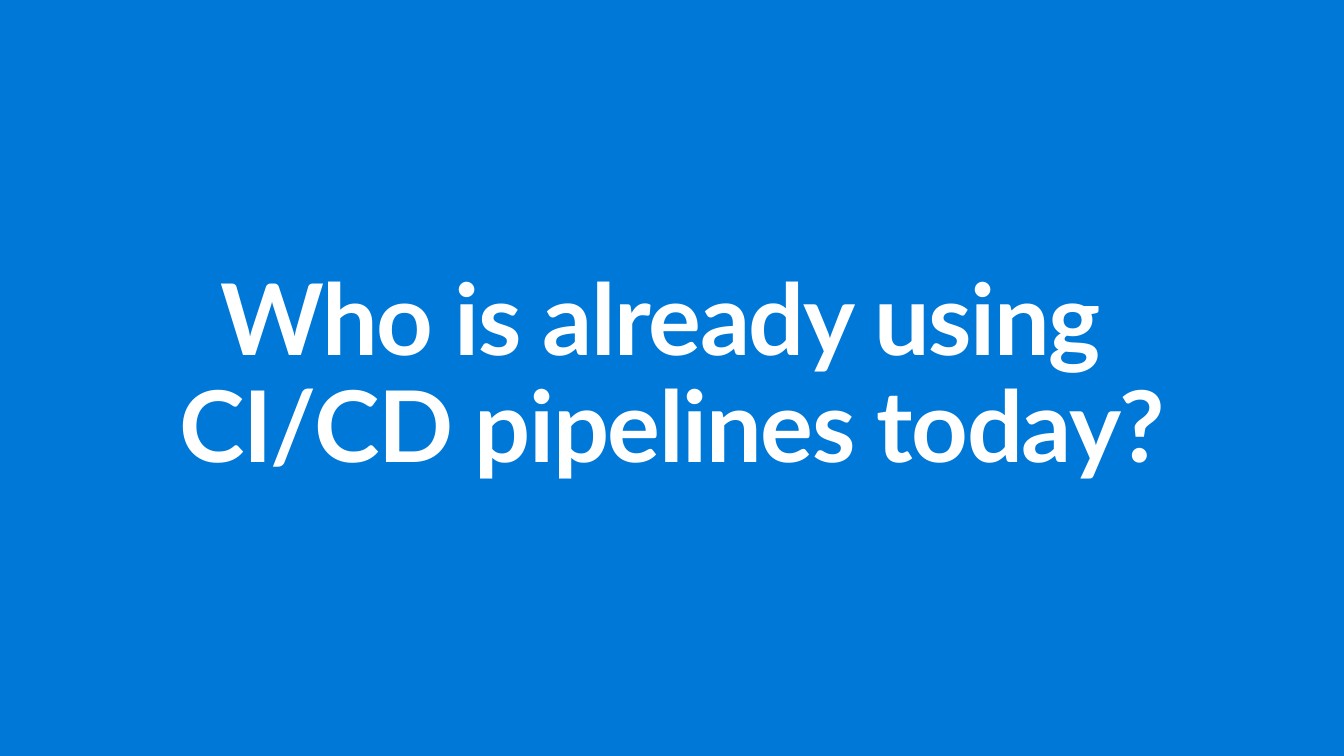
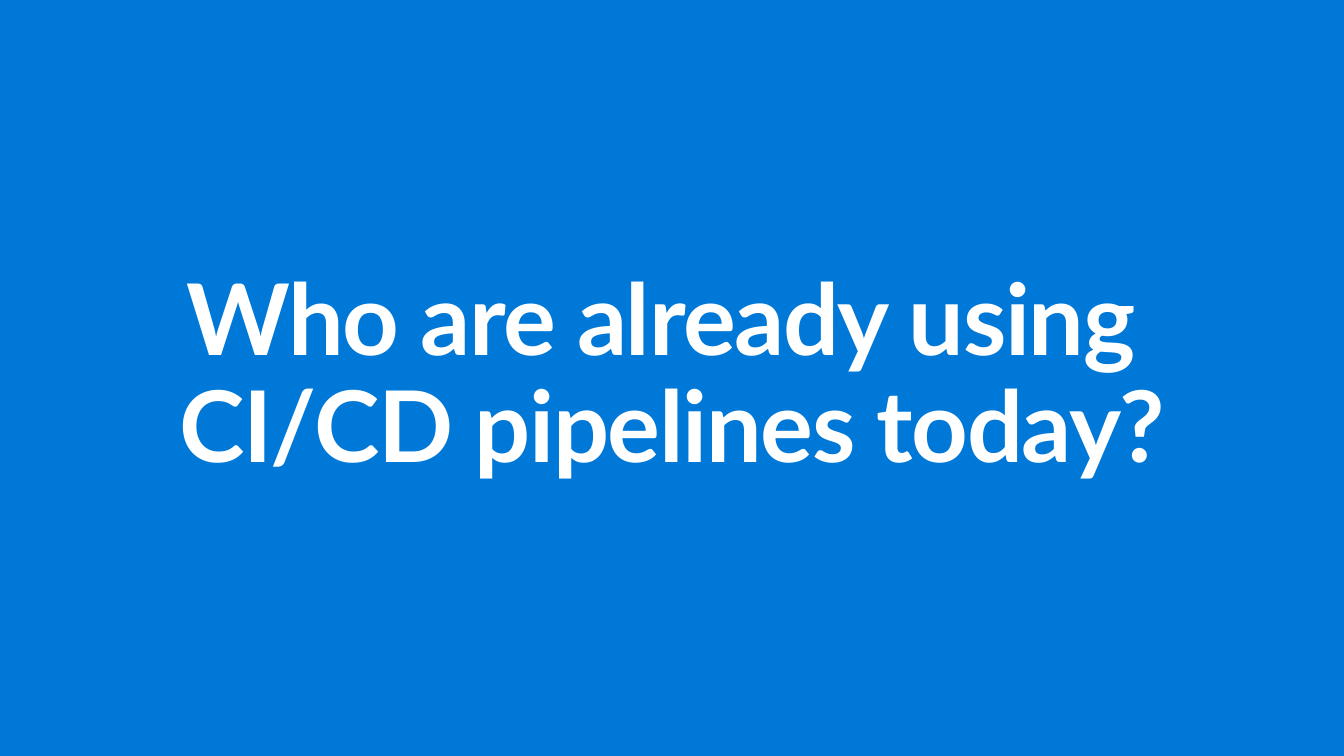
Before and after one commit to ActiveSolution/aiw-cloud-native, a slide deck: slide 13 of AIW Cloud Native.pptx. Drawn at 1344x756 pixels with LibreOffice and Linux fonts; fonts in the diff are those of the drawing. Boxes give left, top, right and bottom in pixels: in the first picture for what was removed or moved away, otherwise in the second. Text is boxed around its words. In the diff, an @@ line names an element or a change of style, - is before the commit and + after.

```diff
--- a/AIW Cloud Native.pptx
+++ b/AIW Cloud Native.pptx
@@ title at box(179, 281, 1166, 479): text changed @@
-Who is already using
-CI/CD pipelines today?
+Who are already using
+CI/CD pipelines today?
```
Also in this commit, not shown: 4 other slides changed.
